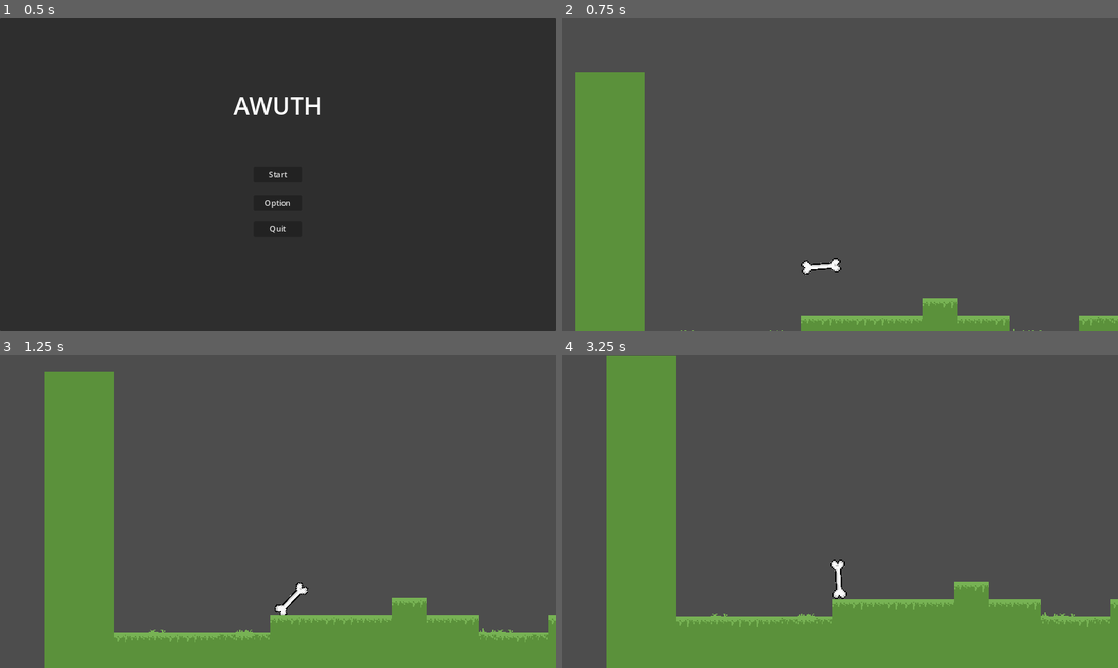
Above: before the commit, frames 1-4 (two rows, left to right).
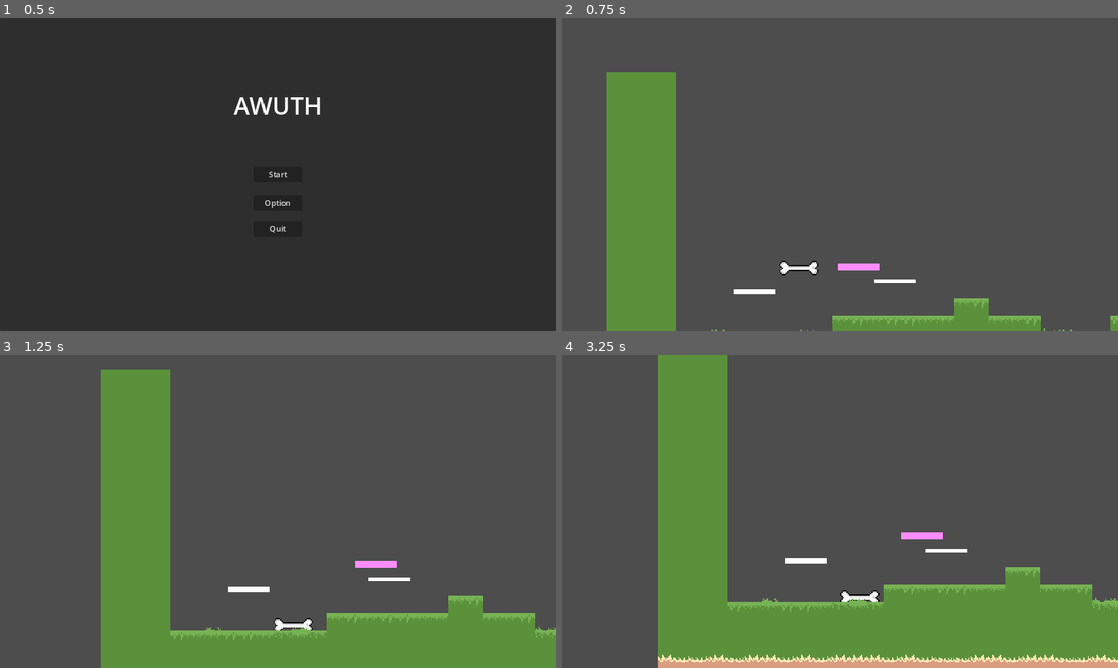
Above: after the commit, the same moments.

Repository: Star2578/awuth
Game: Godot game, scene res://menus/main_menu.tscn
Same seed, same stepped clock (60 frames per second), same inputs: the game is played once before the commit and once after it.
Inputs (mouse positions are in pixels of both pictures, inside the frame that each line leads up to):
- Up to frame 1 (0.5 s): no input
- Up to frame 2 (0.75 s): click "Start" at 0.5 s
- Up to frame 3 (1.25 s): no input
- Up to frame 4 (3.25 s): move the mouse to (962, 495) at 1.27 s; hold Shift 1.28-2.03 s; click (962, 495) at 1.42 s; tap Space (ui_select) at 1.52, 1.55, 1.82, 2.1, 2.27, 2.57, 3.05 s; move the mouse to (728, 527) at 2.02 s; click (728, 527) at 2.17 s; tap Shift at 2.3 s; move the mouse to (895, 442) at 2.77 s; hold Shift from 2.78 s (still down); click (895, 442) at 2.92 s

Frame 1 is identical in both runs. In frame 2, 12% of the frame differs, in the area x 2-100%, y 17-100%; in frame 3, 22%; in frame 4, 25%, in the area x 8-100%, y 0-100%.

Commit message:
basic mechanics

Diff:
--- a/levels/game.tscn
+++ b/levels/game.tscn
@@ -1,8 +1,11 @@
-[gd_scene load_steps=6 format=4 uid="uid://dvn6cjp3o4g70"]
+[gd_scene load_steps=9 format=4 uid="uid://dvn6cjp3o4g70"]
 
 [ext_resource type="PackedScene" uid="uid://cmoamijjq68qc" path="res://objects/weapon.tscn" id="1_7v5xf"]
 [ext_resource type="Texture2D" uid="uid://64awhf3sfn5y" path="res://sprites/sheet_v1.png" id="1_f3n8t"]
 [ext_resource type="Script" path="res://levels/camera.gd" id="3_h5k5s"]
+[ext_resource type="PackedScene" uid="uid://b553g36068tpm" path="res://objects/moving_platform.tscn" id="4_urhce"]
+[ext_resource type="PackedScene" uid="uid://um0go4mp8vwm" path="res://objects/platform.tscn" id="5_jpd7x"]
+[ext_resource type="PackedScene" uid="uid://5rb4ib13v5qt" path="res://objects/falling_platform.tscn" id="6_ec7lq"]
 
 [sub_resource type="TileSetAtlasSource" id="TileSetAtlasSource_j6qro"]
 texture = ExtResource("1_f3n8t")
@@ -85,12 +88,22 @@
 [node name="Camera2D" type="Camera2D" parent="." node_paths=PackedStringArray("target")]
 position = Vector2(424, -238)
 zoom = Vector2(0.45, 0.45)
+process_callback = 0
 script = ExtResource("3_h5k5s")
 target = NodePath("../Weapon")
 
 [node name="Weapon" parent="." instance=ExtResource("1_7v5xf")]
+position = Vector2(-244, 5)
 
 [node name="TileMapLayer" type="TileMapLayer" parent="."]
 scale = Vector2(5, 5)
 tile_map_data = PackedByteArray("AAAAAAQAAAAAAAQAAAABAAQAAAAAAAQAAAACAAQAAAAAAAQAAAADAAQAAAAAAAQAAAAEAAQAAAAAAAQAAAAFAA …(11248 unchanged characters)…
 tile_set = SubResource("TileSet_f6v27")
+
+[node name="MovingPlatform" parent="." instance=ExtResource("4_urhce")]
+
+[node name="Platform" parent="." instance=ExtResource("5_jpd7x")]
+position = Vector2(192, 76)
+
+[node name="falling_platform" parent="." instance=ExtResource("6_ec7lq")]
+position = Vector2(-359, 131)
--- /dev/null
+++ b/objects/falling_platform.tscn
@@ -0,0 +1,34 @@
+[gd_scene load_steps=4 format=3 uid="uid://5rb4ib13v5qt"]
+
+[ext_resource type="Script" path="res://scripts/falling_platform.gd" id="1_oc4b1"]
+
+[sub_resource type="RectangleShape2D" id="RectangleShape2D_q6gay"]
+size = Vector2(192, 24)
+
+[sub_resource type="RectangleShape2D" id="RectangleShape2D_l514x"]
+size = Vector2(176, 5)
+
+[node name="falling_platform" type="RigidBody2D"]
+disable_mode = 1
+script = ExtResource("1_oc4b1")
+
+[node name="CollisionShape2D" type="CollisionShape2D" parent="."]
+shape = SubResource("RectangleShape2D_q6gay")
+
+[node name="ColorRect" type="ColorRect" parent="."]
+offset_left = -96.0
+offset_top = -12.0
+offset_right = 96.0
+offset_bottom = 12.0
+metadata/_edit_use_anchors_ = true
+
+[node name="Area2D" type="Area2D" parent="."]
+position = Vector2(0, -15)
+
+[node name="CollisionShape2D" type="CollisionShape2D" parent="Area2D"]
+shape = SubResource("RectangleShape2D_l514x")
+
+[node name="Timer" type="Timer" parent="."]
+
+[connection signal="body_entered" from="Area2D" to="." method="_on_area_2d_body_entered"]
+[connection signal="timeout" from="Timer" to="." method="_on_timer_timeout"]
--- /dev/null
+++ b/objects/moving_platform.tscn
@@ -0,0 +1,63 @@
+[gd_scene load_steps=6 format=3 uid="uid://b553g36068tpm"]
+
+[ext_resource type="Script" path="res://scripts/moving_platform.gd" id="1_ont5u"]
+
+[sub_resource type="RectangleShape2D" id="RectangleShape2D_if4yu"]
+size = Vector2(40, 40)
+
+[sub_resource type="Animation" id="Animation_aejqt"]
+length = 6.0
+loop_mode = 1
+tracks/0/type = "value"
+tracks/0/imported = false
+tracks/0/enabled = true
+tracks/0/path = NodePath(".:position")
+tracks/0/interp = 1
+tracks/0/loop_wrap = true
+tracks/0/keys = {
+"times": PackedFloat32Array(0, 3, 5.96667),
+"transitions": PackedFloat32Array(1, 1, 1),
+"update": 0,
+"values": [Vector2(0, 0), Vector2(256, 0), Vector2(0, 0)]
+}
+
+[sub_resource type="Animation" id="Animation_4m4tp"]
+resource_name = "horizontal_move"
+length = 3.0
+loop_mode = 1
+tracks/0/type = "value"
+tracks/0/imported = false
+tracks/0/enabled = true
+tracks/0/path = NodePath(".:position")
+tracks/0/interp = 1
+tracks/0/loop_wrap = true
+tracks/0/keys = {
+"times": PackedFloat32Array(0, 1.5, 3),
+"transitions": PackedFloat32Array(1, 1, 1),
+"update": 0,
+"values": [Vector2(0, 0), Vector2(320, 0), Vector2(0, 0)]
+}
+
+[sub_resource type="AnimationLibrary" id="AnimationLibrary_6pope"]
+_data = {
+"RESET": SubResource("Animation_aejqt"),
+"horizontal_move": SubResource("Animation_4m4tp")
+}
+
+[node name="MovingPlatform" type="AnimatableBody2D"]
+scale = Vector2(4.8, 0.8)
+script = ExtResource("1_ont5u")
+
+[node name="ColorRect" type="ColorRect" parent="."]
+offset_right = 40.0
+offset_bottom = 40.0
+color = Color(1, 0.552941, 1, 1)
+
+[node name="CollisionShape2D" type="CollisionShape2D" parent="."]
+position = Vector2(20, 20)
+shape = SubResource("RectangleShape2D_if4yu")
+
+[node name="AnimationPlayer" type="AnimationPlayer" parent="."]
+libraries = {
+"": SubResource("AnimationLibrary_6pope")
+}
--- /dev/null
+++ b/objects/platform.tscn
@@ -0,0 +1,15 @@
+[gd_scene load_steps=2 format=3 uid="uid://um0go4mp8vwm"]
+
+[sub_resource type="RectangleShape2D" id="RectangleShape2D_a5tdq"]
+size = Vector2(192, 8)
+
+[node name="Platform" type="StaticBody2D"]
+scale = Vector2(1, 2)
+
+[node name="CollisionShape2D" type="CollisionShape2D" parent="."]
+position = Vector2(96, 4)
+shape = SubResource("RectangleShape2D_a5tdq")
+
+[node name="ColorRect" type="ColorRect" parent="."]
+offset_right = 192.0
+offset_bottom = 8.0
--- a/objects/weapon.tscn
+++ b/objects/weapon.tscn
@@ -10,6 +10,9 @@
 radius = 20.0
 
 [node name="Weapon" type="RigidBody2D"]
+position = Vector2(-91, 0)
+input_pickable = true
+gravity_scale = 1.4
 script = ExtResource("1_qnybf")
 
 [node name="Sprite" type="Sprite2D" parent="."]
@@ -34,5 +37,3 @@
 [node name="Bottom" type="CollisionShape2D" parent="."]
 position = Vector2(166, 0)
 shape = SubResource("CircleShape2D_4gblk")
-
-[connection signal="body_entered" from="Area2D" to="." method="_on_collision_with_ground"]
--- a/project.godot
+++ b/project.godot
@@ -19,6 +19,16 @@
 
 window/stretch/mode="canvas_items"
 
+[input]
+
+ui_select={
+"deadzone": 0.5,
+"events": [Object(InputEventJoypadButton,"resource_local_to_scene":false,"resource_name":"","device":0,"button_index":3,"pressure":0.0,"pressed":false,"script":null)
+, Object(InputEventKey,"resource_local_to_scene":false,"resource_name":"","device":0,"window_id":0,"alt_pressed":false,"shift_pressed":false,"ctrl_pressed":false,"meta_pressed":false,"pressed":false,"keycode":32,"physical_keycode":0,"key_label":0,"unicode":32,"location":0,"echo":false,"script":null)
+, Object(InputEventMouseButton,"resource_local_to_scene":false,"resource_name":"","device":-1,"window_id":0,"alt_pressed":false,"shift_pressed":false,"ctrl_pressed":false,"meta_pressed":false,"button_mask":1,"position":Vector2(221, 11),"global_position":Vector2(230, 57),"factor":1.0,"button_index":1,"canceled":false,"pressed":true,"double_click":false,"script":null)
+]
+}
+
 [rendering]
 
 textures/canvas_textures/default_texture_filter=0
--- /dev/null
+++ b/scripts/falling_platform.gd
@@ -0,0 +1,22 @@
+extends RigidBody2D
+
+var time = 1
+# Called when the node enters the scene tree for the first time.
+func _ready() -> void:
+	set_process(false)
+	freeze = true
+# Called every frame. 'delta' is the elapsed time since the previous frame.
+func _process(delta: float) -> void:
+	time += 1
+	$ColorRect.position += Vector2(0,sin(time)*5)
+
+func _on_area_2d_body_entered(body: Node2D) -> void:
+	# start falling animation then fall over time
+	if body.name == "Weapon":
+		set_process(true)
+		$Area2D.queue_free()
+		$Timer.start(3)
+
+func _on_timer_timeout() -> void:
+	freeze = false
+	set_process(false)
--- /dev/null
+++ b/scripts/moving_platform.gd
@@ -0,0 +1,6 @@
+extends AnimatableBody2D
+
+
+# Called when the node enters the scene tree for the first time.
+func _ready() -> void:
+	$AnimationPlayer.play("horizontal_move")
--- a/scripts/weapon.gd
+++ b/scripts/weapon.gd
@@ -1,8 +1,12 @@
 extends RigidBody2D
 
-var torque_strength: float = 1000.0  # Torque for spinning the weapon
-var max_angular_speed: float = 10.0  # Limit for angular velocity
-var damping: float = 0.95  # General damping for angular velocity
+var torque_strength: float = 750.0  # Torque for spinning the weapon
+var max_angular_speed: float = 2.0  # Limit for angular velocity
+var damping: float = 0.9  # General damping for angular velocity
+var dash_force:float = 1.25
+var torque_direction = 1 # rotation pivot (1 or -1)
+
+var can_dash:bool = true
 
 var init_pos
 
@@ -10,37 +14,55 @@
 var rotation2
 var last_touch_point: Node2D
 
+var prev_mouse_pos
+
 func _ready():
 	init_pos = position
 	rotation1 = $Area2D/Rotation1
 	rotation2 = $Area2D/Rotation2
 	last_touch_point = rotation1
+	prev_mouse_pos = get_global_mouse_position()
 
 func _process(delta):
 	# For debugging
+	#print(last_touch_point.name)
+	var mouse_pos = get_global_mouse_position()
+	var to_mouse = mouse_pos - last_touch_point.global_position
+
+	#reset position
 	if (Input.is_key_pressed(KEY_R)):
 		position = init_pos
 
-	var mouse_pos = get_global_mouse_position()
+	#dash
+	if (Input.is_key_pressed(KEY_SHIFT) && can_dash):
+		apply_impulse(to_mouse.normalized() * 1000)
+		can_dash = false
+		get_tree().create_timer(2.0).timeout.connect(func(): can_dash = true)
 
-	var to_mouse = mouse_pos - last_touch_point.global_position
-	var angle_to_mouse = to_mouse.angle()
+	# trigger once when LMB pressed down
+	if (Input.is_action_just_pressed("ui_select")):
+		change_torque_direction(mouse_pos)
 
-	var angle_diff = wrapf(angle_to_mouse - rotation, -PI, PI)
+	if (Input.is_mouse_button_pressed(MOUSE_BUTTON_LEFT)) && (prev_mouse_pos.distance_to(mouse_pos) > 2):
+		var angle_to_mouse = to_mouse.angle()
+		var angle_diff = wrapf(angle_to_mouse - rotation, -PI, PI)
+		var torque = angle_diff * torque_strength * torque_direction
+		apply_torque_impulse(torque)
 
-	var torque = angle_diff * torque_strength
-	apply_torque_impulse(torque)
+	prev_mouse_pos = mouse_pos
 
 	if abs(angular_velocity) > max_angular_speed:
 		angular_velocity = sign(angular_velocity) * max_angular_speed
 
+#func _test_force(to_mouse:Vector2):
+	#apply_impulse((to_mouse.normalized())*1)
+
 func _integrate_forces(state: PhysicsDirectBodyState2D):
 	angular_velocity *= damping
 
-func _on_collision_with_ground(body):
-	var collision_point = body.global_position
-	if rotation1.global_position.distance_to(collision_point) < rotation2.global_position.distance_to(collision_point):
-		last_touch_point = rotation1
+func change_torque_direction(mouse_pos):
+	#check which weaapon side closer to moused
+	if rotation1.global_position.distance_to(mouse_pos) < rotation2.global_position.distance_to(mouse_pos):
+		torque_direction = -1
 	else:
-		last_touch_point = rotation2
-	#print("Last touched: ", last_touch_point)
+		torque_direction = 1
Not shown, changed: .gitignore
